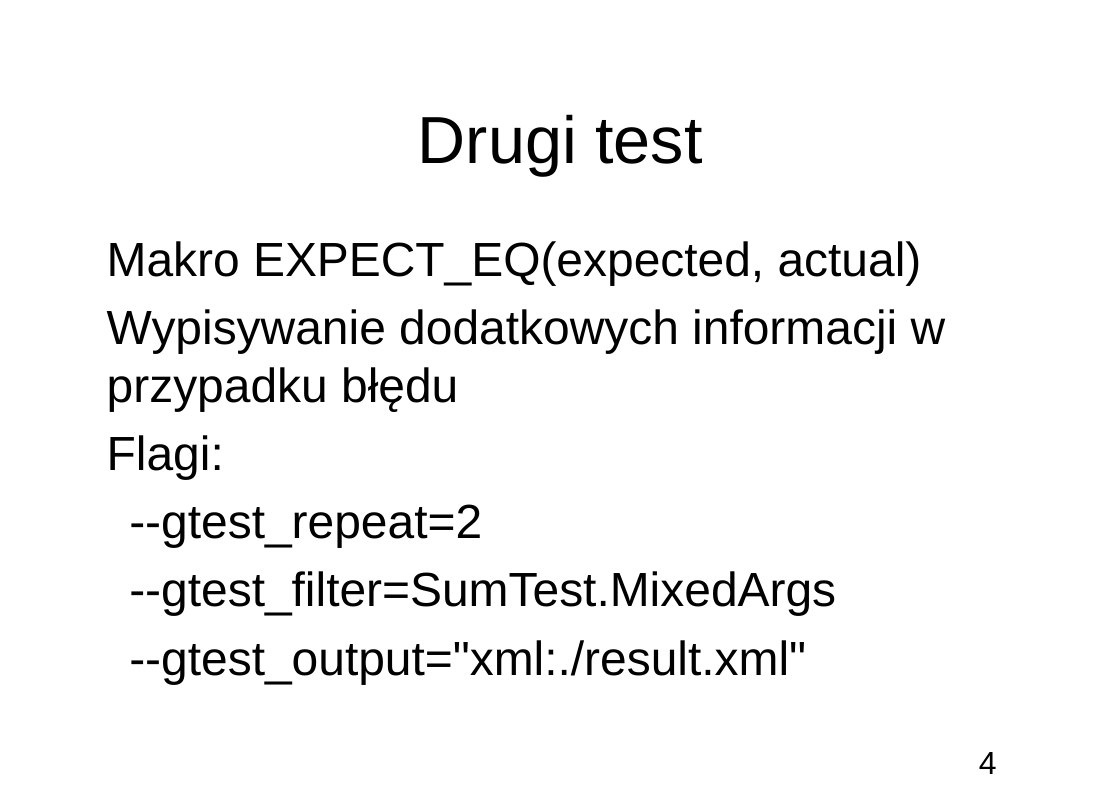
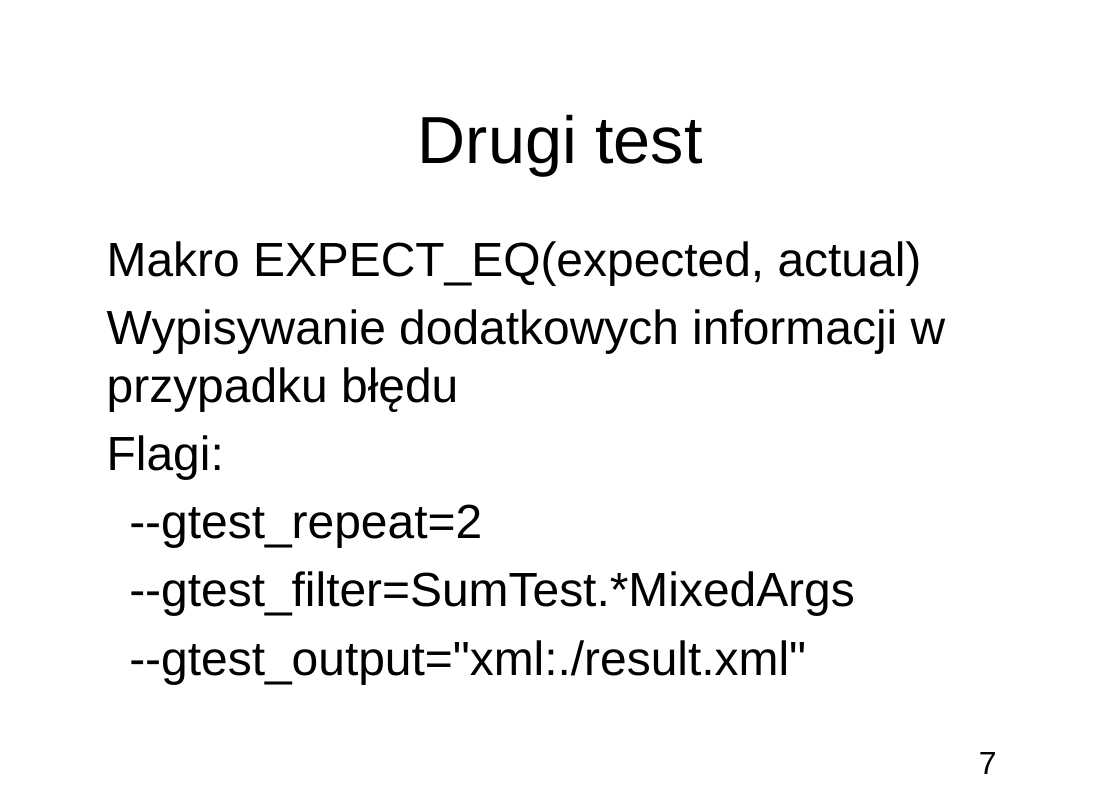
Before and after one commit to bercik/apt_seminar, a slide deck: slide 7 of prezentacja.odp (slide 4 before the commit). Drawn at 1120x792 pixels with LibreOffice and Linux fonts; fonts in the diff are those of the drawing; background and template pictures are left out. Boxes give left, top, right and bottom in pixels: in the first picture for what was removed or moved away, otherwise in the second. Text is boxed around its words. In the diff, an @@ line names an element or a change of style, - is before the commit and + after.

Commit message:
Finish presentation about gtest

```diff
--- a/prezentacja.odp
+++ b/prezentacja.odp
@@ subtitle at (129,571,855,616): text changed @@
-  ● --gtest_filter=SumTest.MixedArgs
+  ● --gtest_filter=SumTest.*MixedArgs
@@ page number at (979,752,997,774): text changed @@
-4
+7
```
Also in this commit, not shown: 5 slides added, 1 slide removed, 7 other files.
